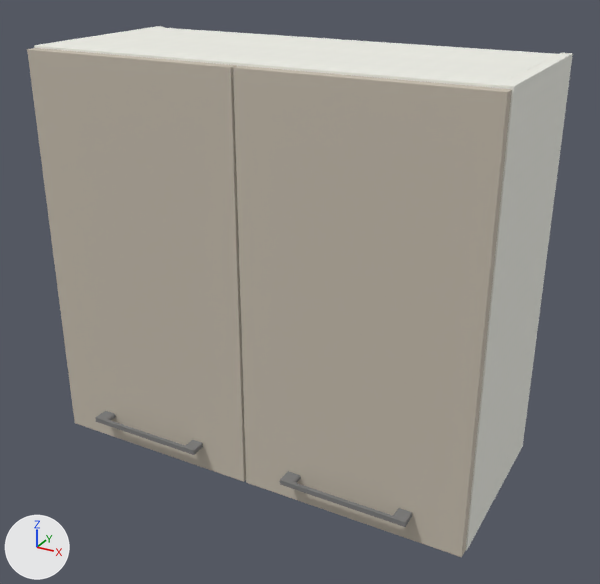
An edit to the glTF model public/assets/glb/modules/wall/v7.glb, drawn before and after from the same camera.
The view is the same before and after, from a 50 mm camera at (1.07, -1.364, 0.899) aimed at (0.427, -0.196, 0.315). The lights are fixed; the arrows at lower left show +X, +Y and +Z. The first picture is the older version. Where no turn or scale is listed for an object, it has been applied to the vertices. Vertices at exactly the same position are counted once.

In view in the first picture: 'Mesh_5', 'Mesh_8', 'STRANICA DESNA', 'Union', 'Union.001', 'VEZNA PREDNJA' and 1 more.
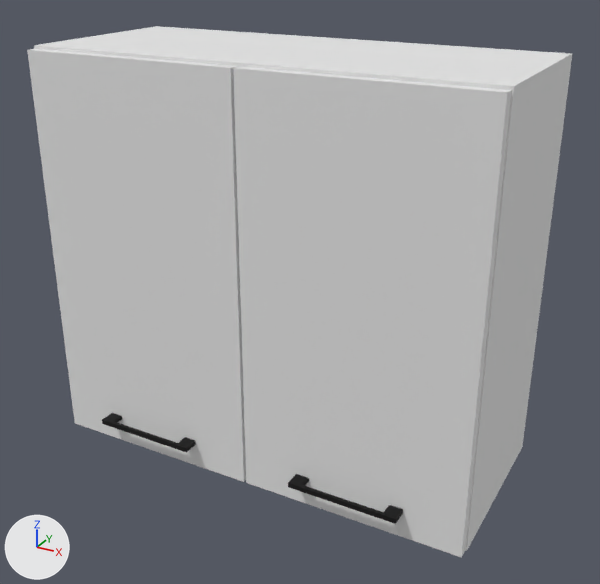
Where the change shows, as pixel boxes (x1, y1, x2, y2) in the pictures (600 x 584 px):
'Mesh_8', surface changed (grey to white)
    both: (233, 66, 512, 557)
'Mesh_5', surface changed (grey to white)
    both: (27, 49, 246, 482)
'Union.001', reshaped, recoloured (grey to black, 13% narrower, 11% shorter)
    before: (280, 471, 412, 527)
    after: (288, 474, 403, 524)
'Union', reshaped, recoloured (grey to black, 13% narrower, 9% shorter)
    before: (95, 411, 203, 455)
    after: (102, 413, 196, 453)

The change in detail:
In material 'mesh_front' (mat_mesh_front), texture is no longer img_image_1.
In material 'mesh_front' (mat_mesh_front), base_color is now set to (0.805, 0.805, 0.805), white #e8e8e8.
Material 'mesh_handle' (mat_mesh_handle) is new.
Its base color is (0.0006, 0.0006, 0.0006) (black #020202).
Its metallic is 0.1.
Its roughness is 0.9.
me_mesh_0 is used by ob_union; location (0.0, 0.0, 0.0).
me_mesh_0 had 60 vertices, 116 faces and spanned x 0.087..0.312, y -0.376..-0.348, z 0.045..0.054.
me_mesh_0 no longer uses material mat_default_material (grey #818181).
me_mesh_0 now has 60 vertices, 116 faces and spans x 0.104..0.296, y -0.376..-0.348, z 0.045..0.054.
me_mesh_0 part 2: 60 vertices removed from x 0.087..0.312, y -0.376..-0.348, z 0.045..0.054; 60 vertices added at x 0.104..0.296, y -0.376..-0.348, z 0.045..0.054.
me_mesh_0 gains material mat_mesh_handle (black #020202).
me_mesh_1 is used by ob_union_001; location (0.0, 0.0, 0.0).
me_mesh_1 had 60 vertices, 116 faces and spanned x 0.488..0.712, y -0.376..-0.348, z 0.045..0.054.
me_mesh_1 no longer uses material mat_default_material (grey #818181).
me_mesh_1 now has 60 vertices, 116 faces and spans x 0.503..0.697, y -0.376..-0.348, z 0.045..0.054.
me_mesh_1 part 1: 60 vertices removed from x 0.488..0.712, y -0.376..-0.348, z 0.045..0.054; 60 vertices added at x 0.503..0.697, y -0.376..-0.348, z 0.045..0.054.
me_mesh_1 gains material mat_mesh_handle (black #020202).
